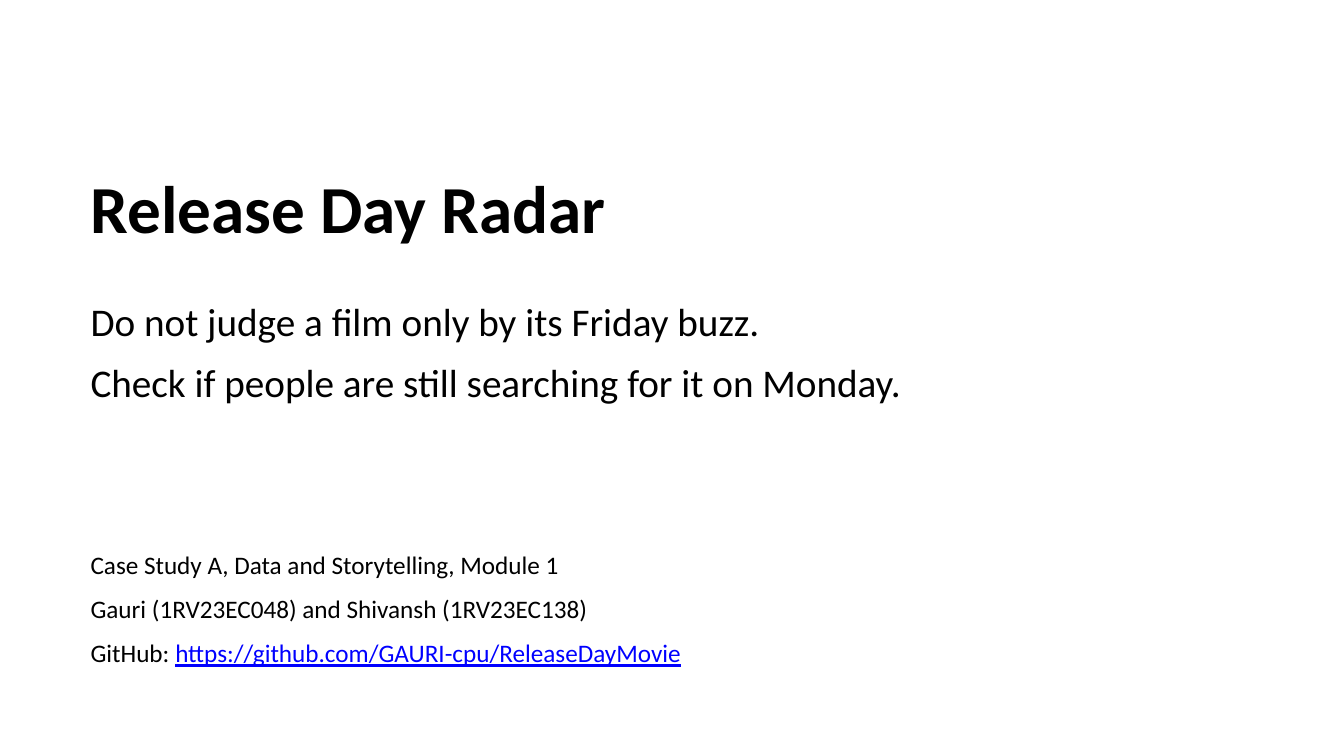
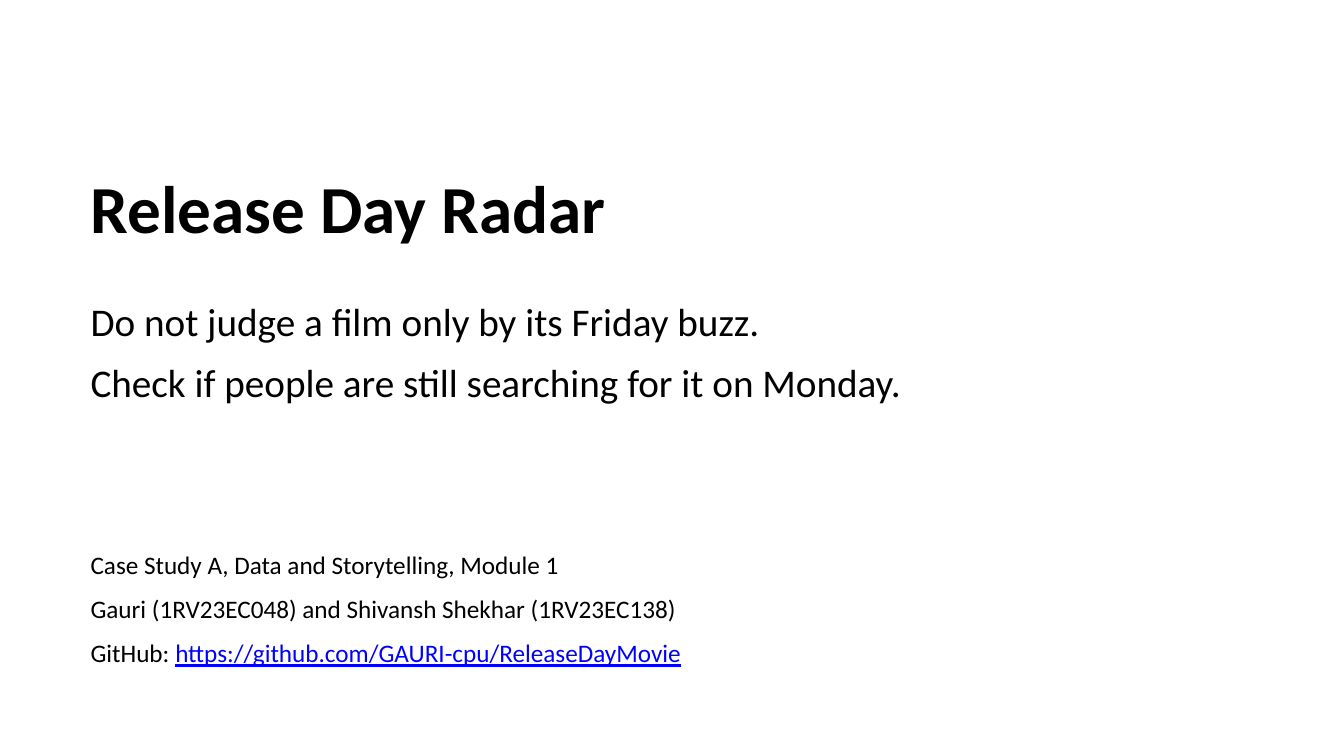
Before and after one commit to GAURI-cpu/ReleaseDayMovie, a slide deck: slide 1 of report/Release Day Radar Slides.pptx. Drawn at 1344x756 pixels with LibreOffice and Linux fonts; fonts in the diff are those of the drawing. Boxes give left, top, right and bottom in pixels: in the first picture for what was removed or moved away, otherwise in the second. Text is boxed around its words. In the diff, an @@ line names an element or a change of style, - is before the commit and + after.

```diff
--- a/report/Release Day Radar Slides.pptx
+++ b/report/Release Day Radar Slides.pptx
@@ text at box(91, 599, 676, 622): text changed @@
-Gauri (1RV23EC048) and Shivansh (1RV23EC138)
+Gauri (1RV23EC048) and Shivansh Shekhar (1RV23EC138)
```
Also in this commit, not shown: 5 other files.
